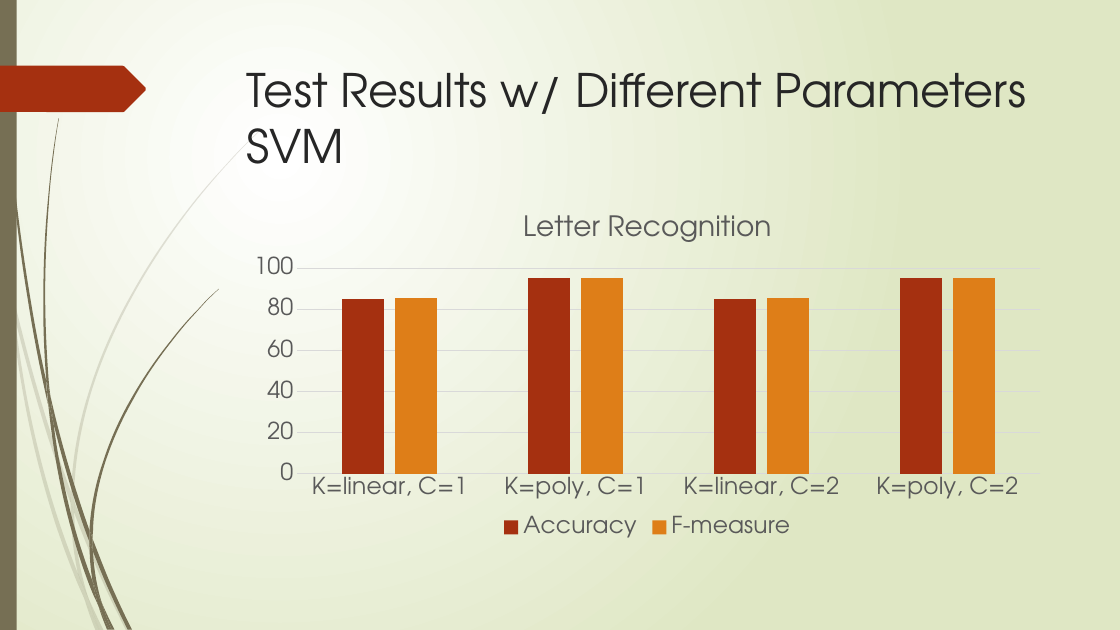
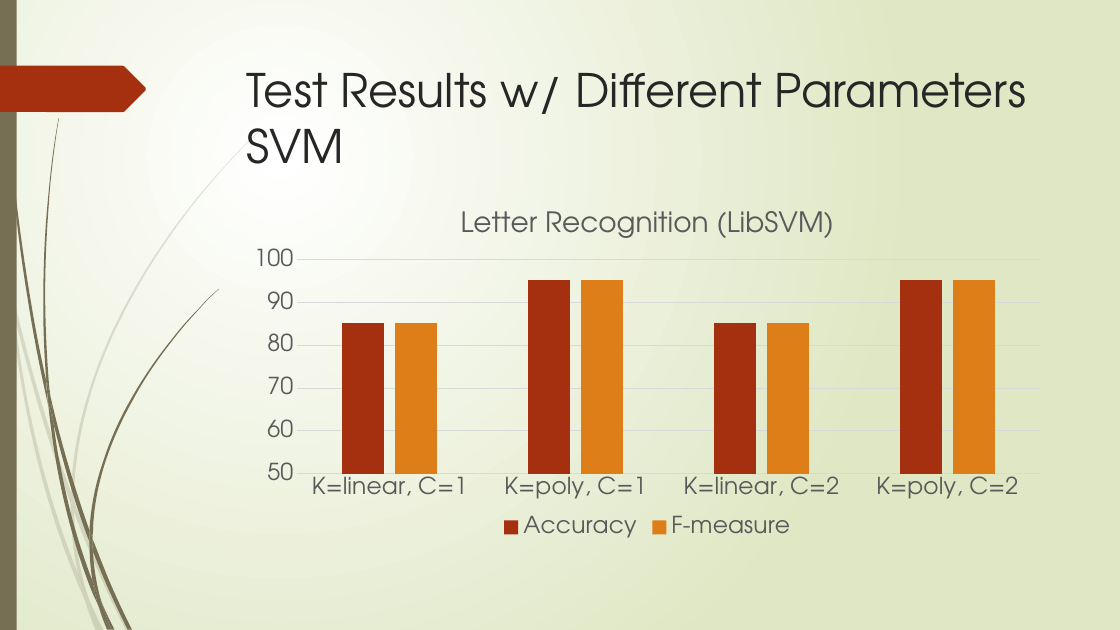
Before and after one commit to XiaokuanOSU/AI2report, a slide deck: slide 19 of PPTGroup10.pptx. Drawn at 1120x630 pixels with LibreOffice and Linux fonts; fonts in the diff are those of the drawing. Boxes give left, top, right and bottom in pixels: in the first picture for what was removed or moved away, otherwise in the second. Text is boxed around its words. In the diff, an @@ line names an element or a change of style, - is before the commit and + after.

Commit message:
correct svm pic and table, and finish'Different Libraries of SVM'

```diff
--- a/PPTGroup10.pptx
+++ b/PPTGroup10.pptx
@@ column chart at (x1=238, y1=196, x2=1057, y2=543) @@
@@ title "Letter Recognition " to "Letter Recognition (LibSVM) " @@
@@ value axis changed @@
```
Also in this commit, not shown: 2 other slides changed, 6 other files.
